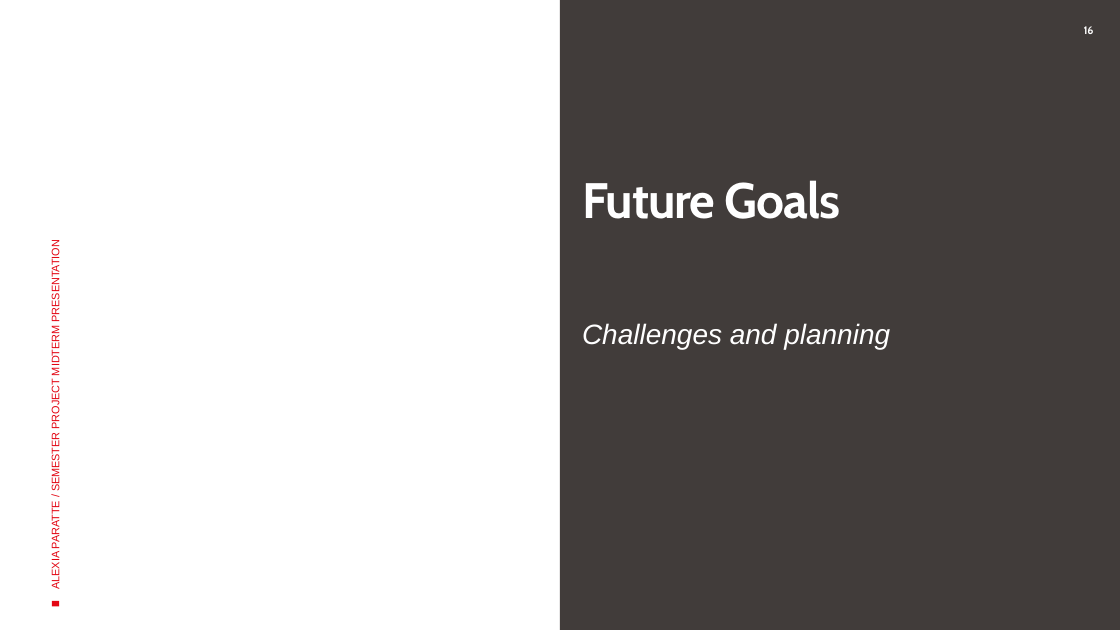
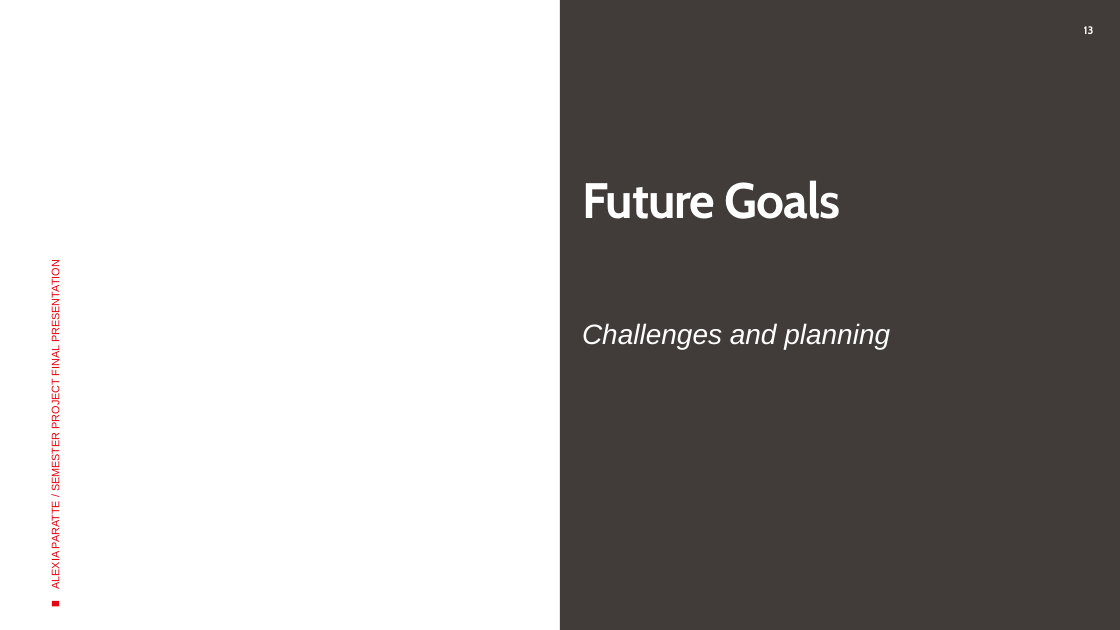
Before and after one commit to araccoon22/Semester-project, a slide deck: slide 13 of Documentation/Reports/Final Presentation - Semester project.pptx (slide 16 before the commit). Drawn at 1120x630 pixels with LibreOffice and Linux fonts; fonts in the diff are those of the drawing; background and template pictures are left out. Boxes give left, top, right and bottom in pixels: in the first picture for what was removed or moved away, otherwise in the second. Text is boxed around its words. In the diff, an @@ line names an element or a change of style, - is before the commit and + after.

```diff
--- a/Documentation/Reports/Final Presentation - Semester project.pptx
+++ b/Documentation/Reports/Final Presentation - Semester project.pptx
@@ page number at (1084, 26, 1094, 34): text changed @@
-16
+13
@@ text at (50, 268, 62, 589): text changed @@
-ALEXIA PARATTE / SEMESTER PROJECT MIDTERM PRESENTATION
+ALEXIA PARATTE / SEMESTER PROJECT FINAL PRESENTATION
```
Also in this commit, not shown: 13 other slides changed, 1 slide added, 6 slides removed, 2 other files.
